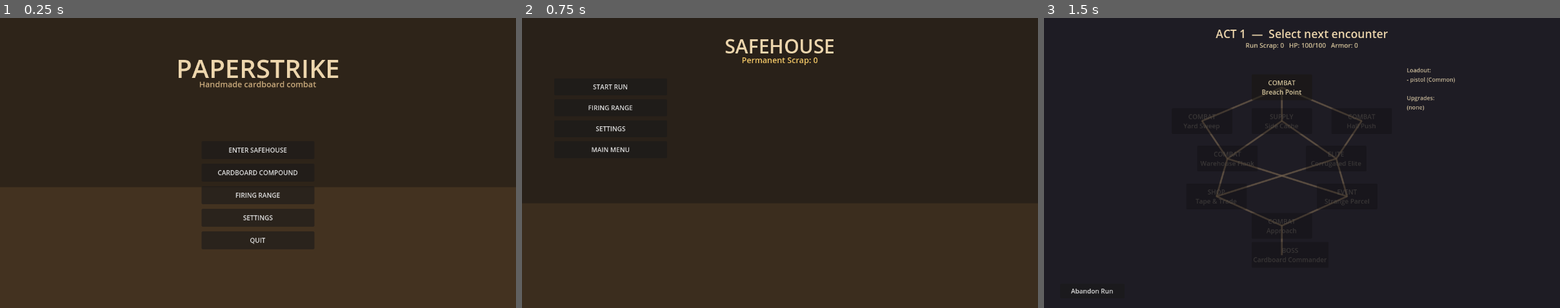
Above: before the commit, frames 1-3 (left to right).
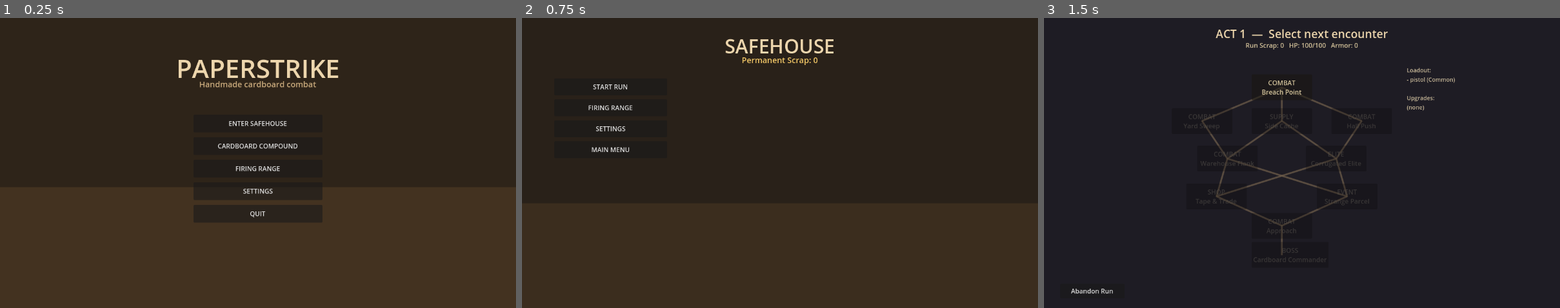
Above: after the commit, the same moments.

Repository: nore-tech/paperstrike
Game: Godot game, scene res://scenes/ui/main_menu.tscn
Two runs of this game, one before a commit and one after it. Both use one fixed random seed, a clock stepped at 60 frames per second and the inputs below.
Inputs:
- Up to frame 1 (0.25 s): no input
- Up to frame 2 (0.75 s): click "ENTER SAFEHOUSE" at 0.5 s
- Up to frame 3 (1.5 s): click "START RUN" at 1.25 s

The runs differ from the first frame. In frame 1, 3.2% of the frame differs, in the area x 37-63%, y 35-80%; in frame 2, nothing differs; in frame 3, nothing differs.

Commit message:
Expand main menu button area so all options fit.

Diff:
--- a/scenes/ui/main_menu.tscn
+++ b/scenes/ui/main_menu.tscn
@@ -66,10 +66,10 @@
 anchor_top = 0.5
 anchor_right = 0.5
 anchor_bottom = 0.5
-offset_left = -140.0
-offset_top = -40.0
-offset_right = 140.0
-offset_bottom = 200.0
+offset_left = -160.0
+offset_top = -120.0
+offset_right = 160.0
+offset_bottom = 220.0
 theme_override_constants/separation = 12
 
 [node name="Play" type="Button" parent="Buttons"]
